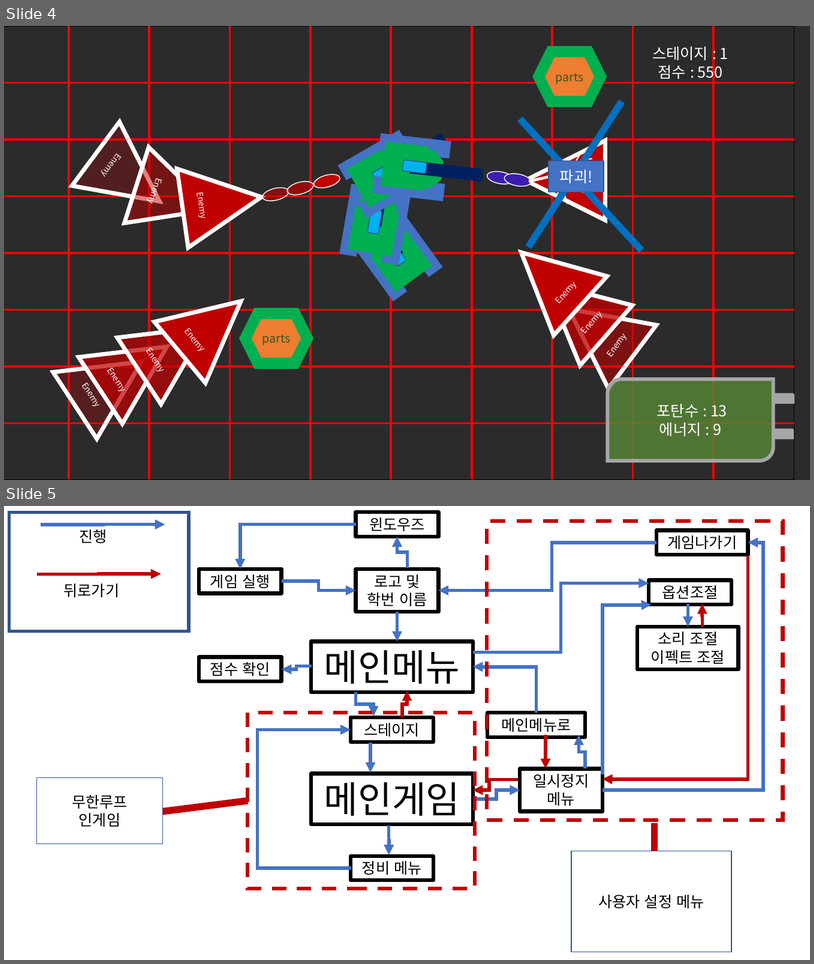
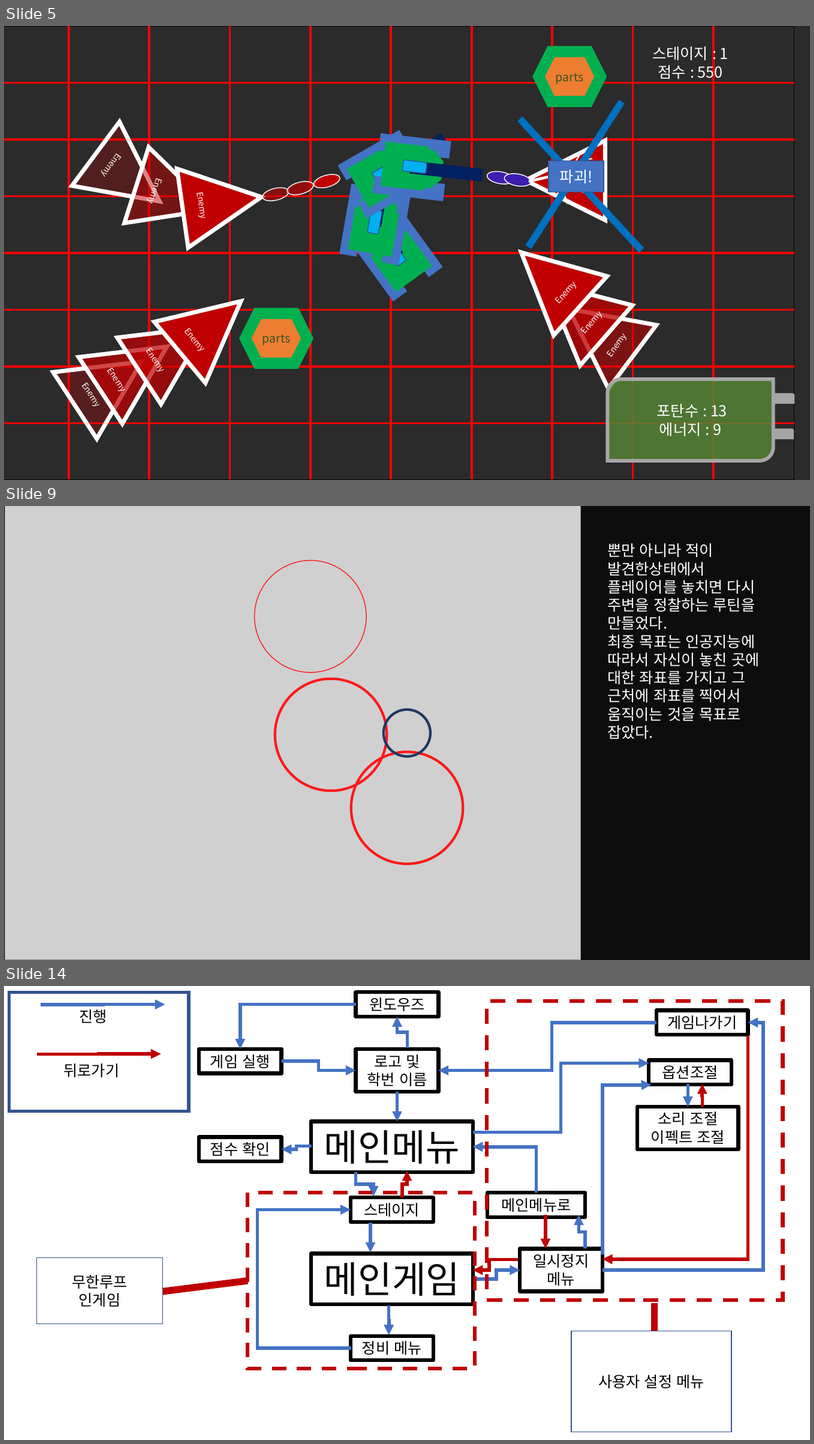
Before and after one commit to andy2276/kim, a slide deck: 2Dproject/20180925_2DprojectPPT_ver6_ppt.pptx. Shown one above the other, each under a label of ours: slides 4 and 5 before the commit, slides 5, 9 and 14 after it; the slides between them are not shown. The pictures are 814x964 and 814x1444 pixels, drawn with LibreOffice and Linux fonts; fonts in the diff are those of the drawing; grey boxes stand for pictures; background and template pictures are left out; a plain dark background stands for a picture behind light text. Boxes give left, top, right and bottom in pixels: in the first picture for what was removed or moved away, otherwise in the second. Text is boxed around its words. In the diff, an @@ line names an element or a change of style, - is before the commit and + after.

```diff
--- a/2Dproject/20180925_2DprojectPPT_ver6_ppt.pptx
+++ b/2Dproject/20180925_2DprojectPPT_ver6_ppt.pptx
@@ slide 9 added at box(4, 506, 810, 960), background #FFFFFF @@
@@ rectangle added at box(4, 506, 810, 960), fill #0D0D0D, outline #0D0D0D 1 pt @@
@@ picture added at box(5, 506, 581, 959) @@
@@ text added at box(608, 543, 759, 739), 18 pt, text #FFFFFF @@
+뿐만 아니라 적이 발견한상태에서 플레이어를 놓치면 다시 주변을 정찰하는 루틴을 만들었다.
+최종 목표는 인공지능에 따라서 자신이 놓친 곳에 대한 좌표를 가지고 그 근처에 좌표를 찍어서 움직이는 것을 목표로 잡았다.
@@ ellipse added at box(254, 561, 366, 672), outline #FF1919 1 pt @@
@@ ellipse added at box(275, 678, 387, 790), outline #FF1919 3 pt @@
@@ ellipse added at box(384, 709, 431, 756), outline #203864 3 pt @@
@@ ellipse added at box(351, 751, 463, 864), outline #FF1919 3 pt @@
@@ what was slide 4 is now slide 5 @@
@@ what was slide 5 is now slide 14 @@
```
Also in this commit, not shown: 12 other slides added, 7 other files.
